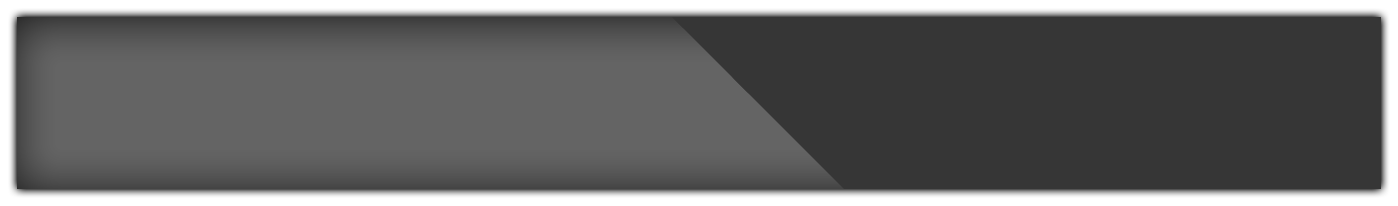
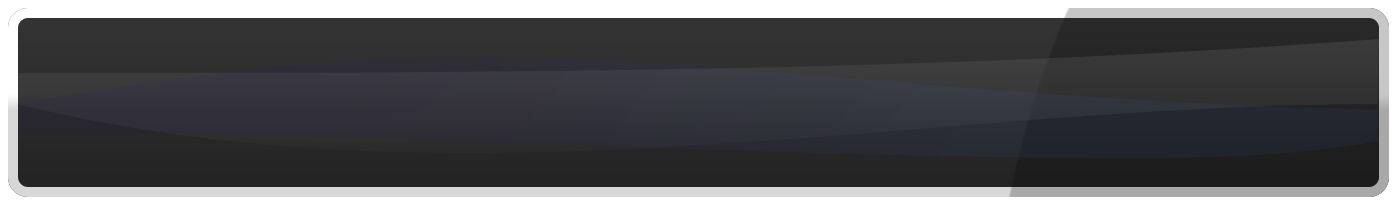
Revision of a layered w=1398, h=206 image; what changed, layer by layer:
added layer "Layer 2" (22%) above "base" over [1006, 8, 1390, 198]
added group "base" with 2 layers above "old" over [8, 8, 1389, 197]
added layer "Rounded Rectangle 1" in group "base" over [8, 8, 1389, 197]
moved "Layer 1" into group "old" over [672, 17, 1381, 189]
moved "Rectangle 1" into group "old" over [17, 17, 1381, 189]
